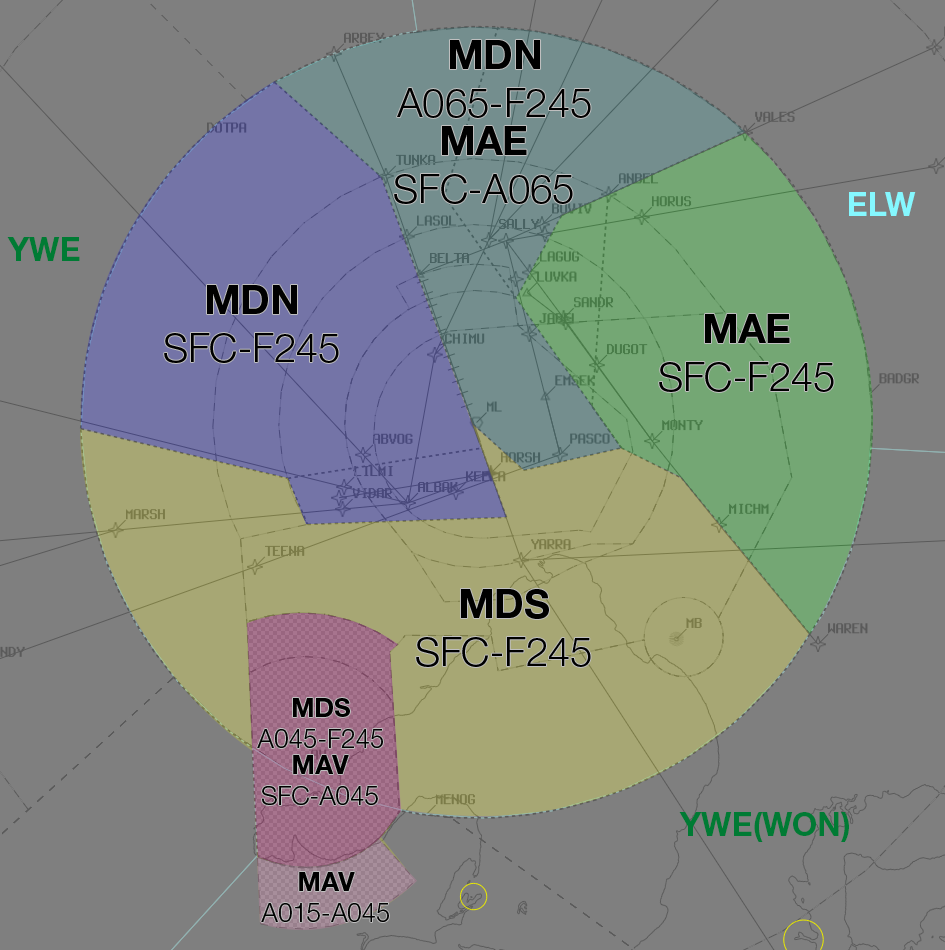
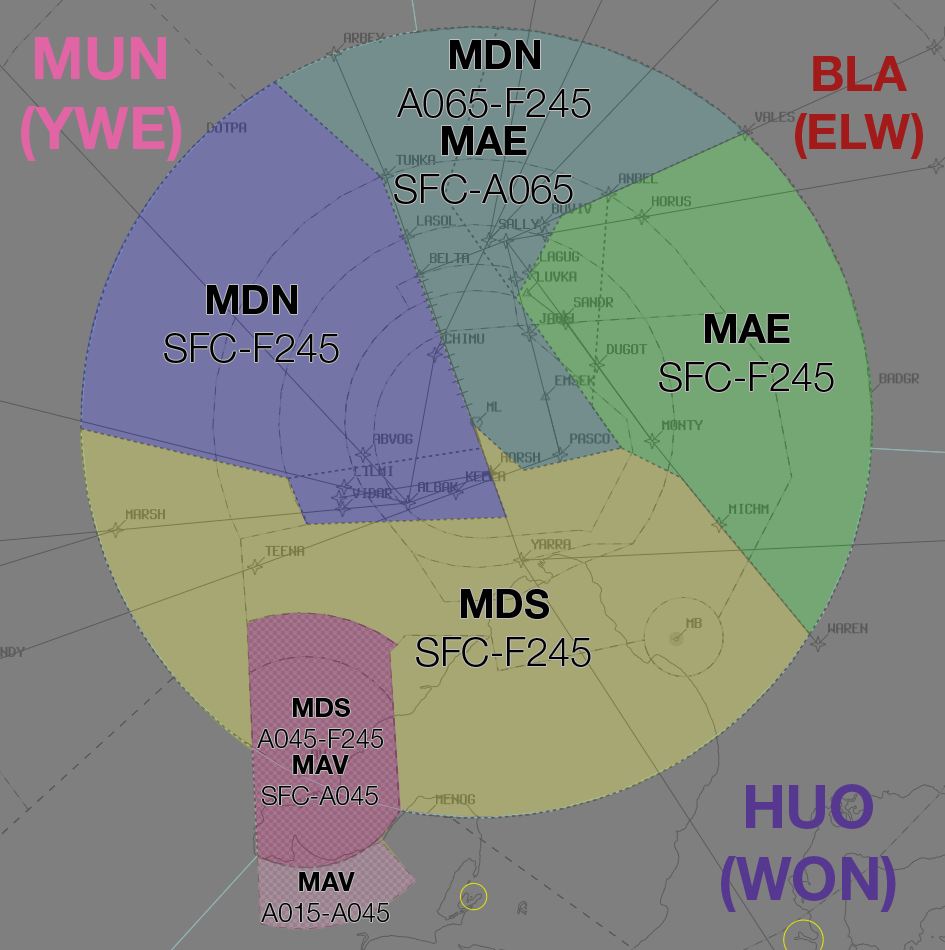
Layers edited between the first and the second w=945, h=950 image:
added layer "BLA (ELW)" in group "Enroute" over [left=795, top=56, right=923, bottom=159]
added layer "MUN (YWE)" in group "Enroute" over [left=21, top=37, right=182, bottom=161]
renamed "YWE(WON)" to "HUO (WON)", painted on it over [left=679, top=784, right=896, bottom=912]
removed layer "YWE" from group "Enroute" over [left=7, top=237, right=80, bottom=261]
removed layer "ELW" from group "Enroute" over [left=849, top=192, right=916, bottom=216]
